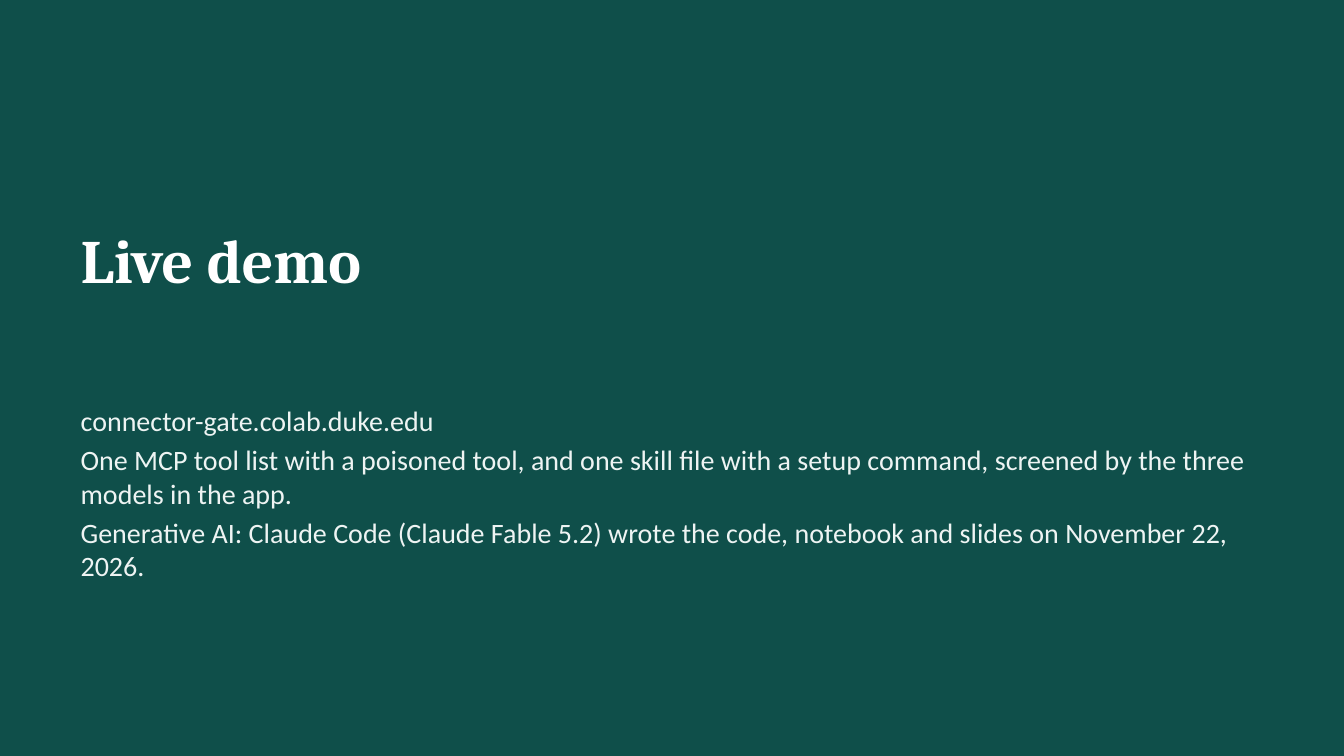
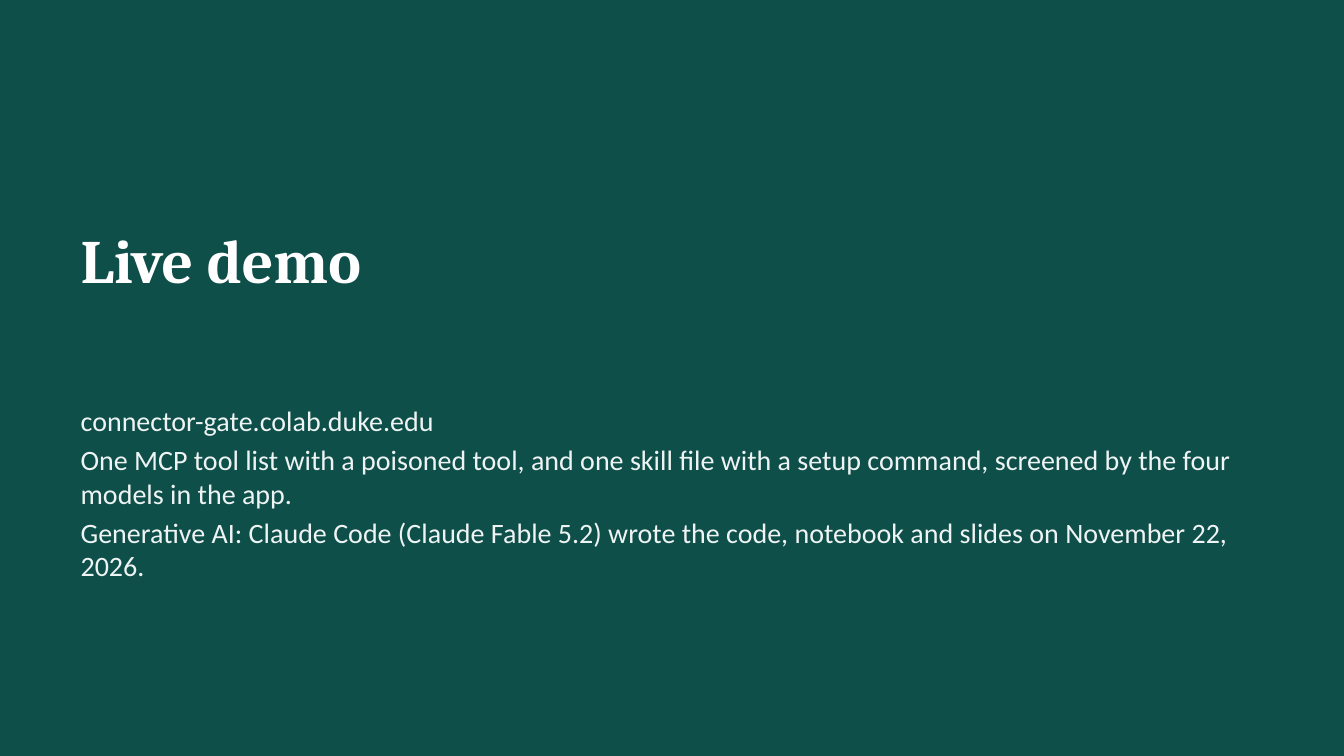
Before and after one commit to jonasneves/connector-gate, a slide deck: slide 10 of slides.pptx. Drawn at 1344x756 pixels with LibreOffice and Linux fonts; fonts in the diff are those of the drawing. Boxes give left, top, right and bottom in pixels: in the first picture for what was removed or moved away, otherwise in the second. Text is boxed around its words. In the diff, an @@ line names an element or a change of style, - is before the commit and + after.

```diff
--- a/slides.pptx
+++ b/slides.pptx
@@ text at [81,450,1230,509]: text changed @@
-One MCP tool list with a poisoned tool, and one skill file with a setup command, screened by the three models in the app.
+One MCP tool list with a poisoned tool, and one skill file with a setup command, screened by the four models in the app.
```
Also in this commit, not shown: 5 other files.
